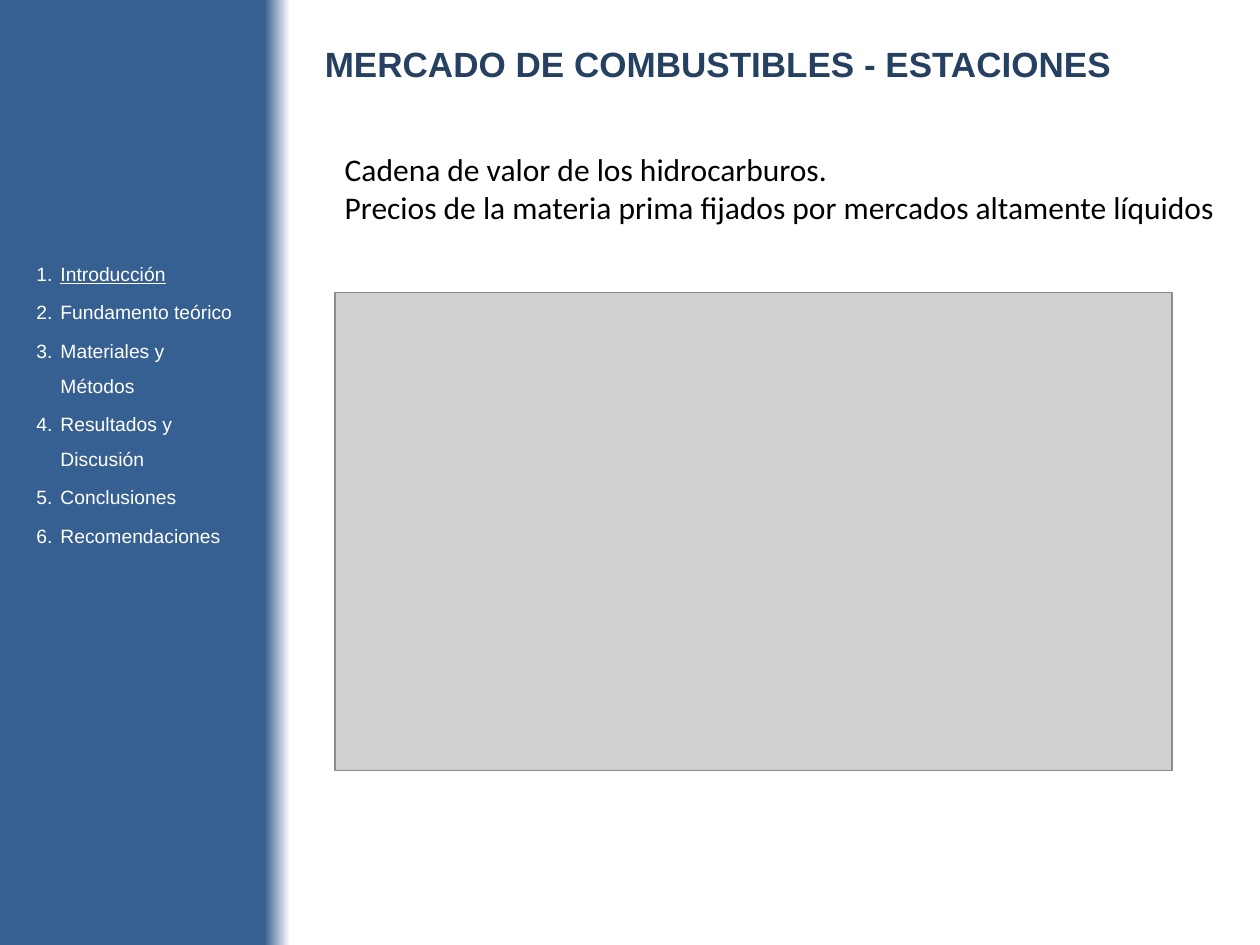
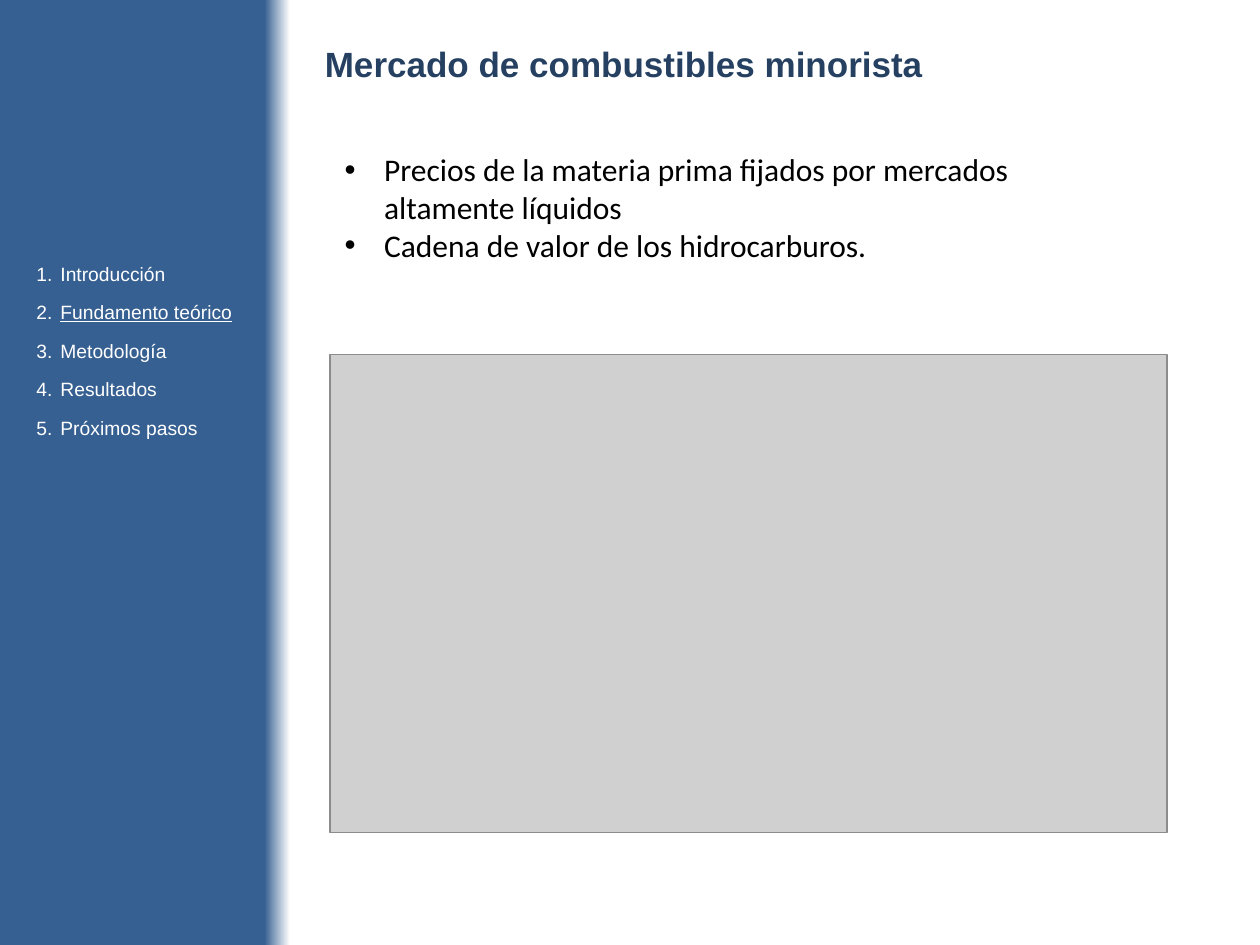
Before and after one commit to diegouriarte/masther-thesis, a slide deck: slide 8 of doc/avance-parcial.pptx (slide 6 before the commit). Drawn at 1260x945 pixels with LibreOffice and Linux fonts; fonts in the diff are those of the drawing; grey boxes stand for pictures. Boxes give left, top, right and bottom in pixels: in the first picture for what was removed or moved away, otherwise in the second. Text is boxed around its words. In the diff, an @@ line names an element or a change of style, - is before the commit and + after.

```diff
--- a/doc/avance-parcial.pptx
+++ b/doc/avance-parcial.pptx
@@ text at (325,51,923,78): text changed @@
-MERCADO DE COMBUSTIBLES - ESTACIONES
+Mercado de combustibles minorista
@@ text at (384,159,1008,224): paragraph added @@
+• Precios de la materia prima fijados por mercados altamente líquidos
@@ text at (345,197,1213,225): paragraph removed @@
-Precios de la materia prima fijados por mercados altamente líquidos
@@ text at (384,235,866,258): bullet none to • @@
@@ text at (60,267,232,322): underline off in "Introducción"; underline on in "Fundamento teórico" @@
@@ text at (60,344,197,439): text changed @@
-3. Materiales y Métodos
-4. Resultados y Discusión
-5. Conclusiones
-6. Recomendaciones
+3. Metodología
+4. Resultados
+5. Próximos pasos
@@ picture: place and size @@
-picture at (335,292,1172,770)
+picture at (330,354,1167,832)
```
Also in this commit, not shown: 23 other slides changed, 4 slides added, 4 other files.
